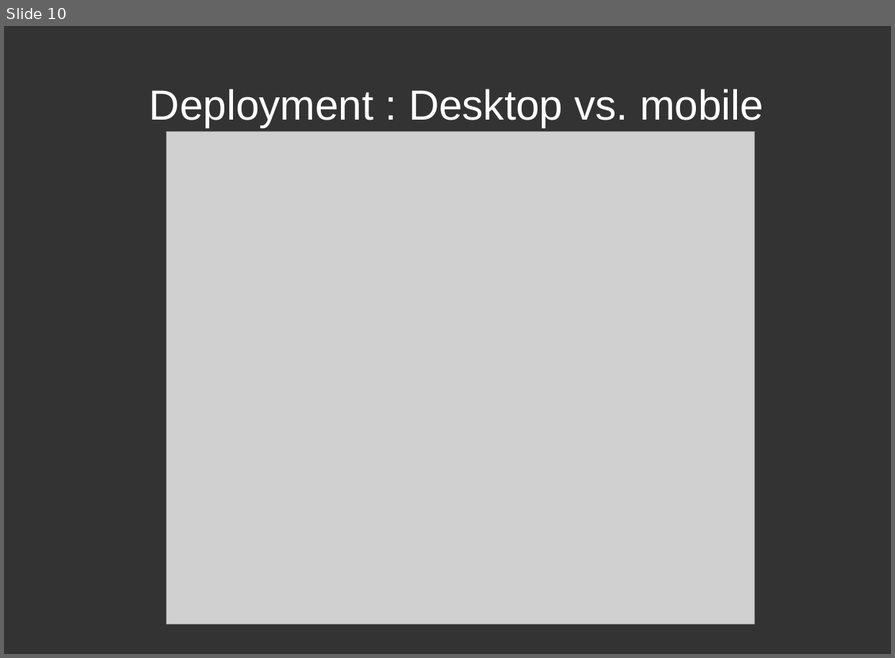
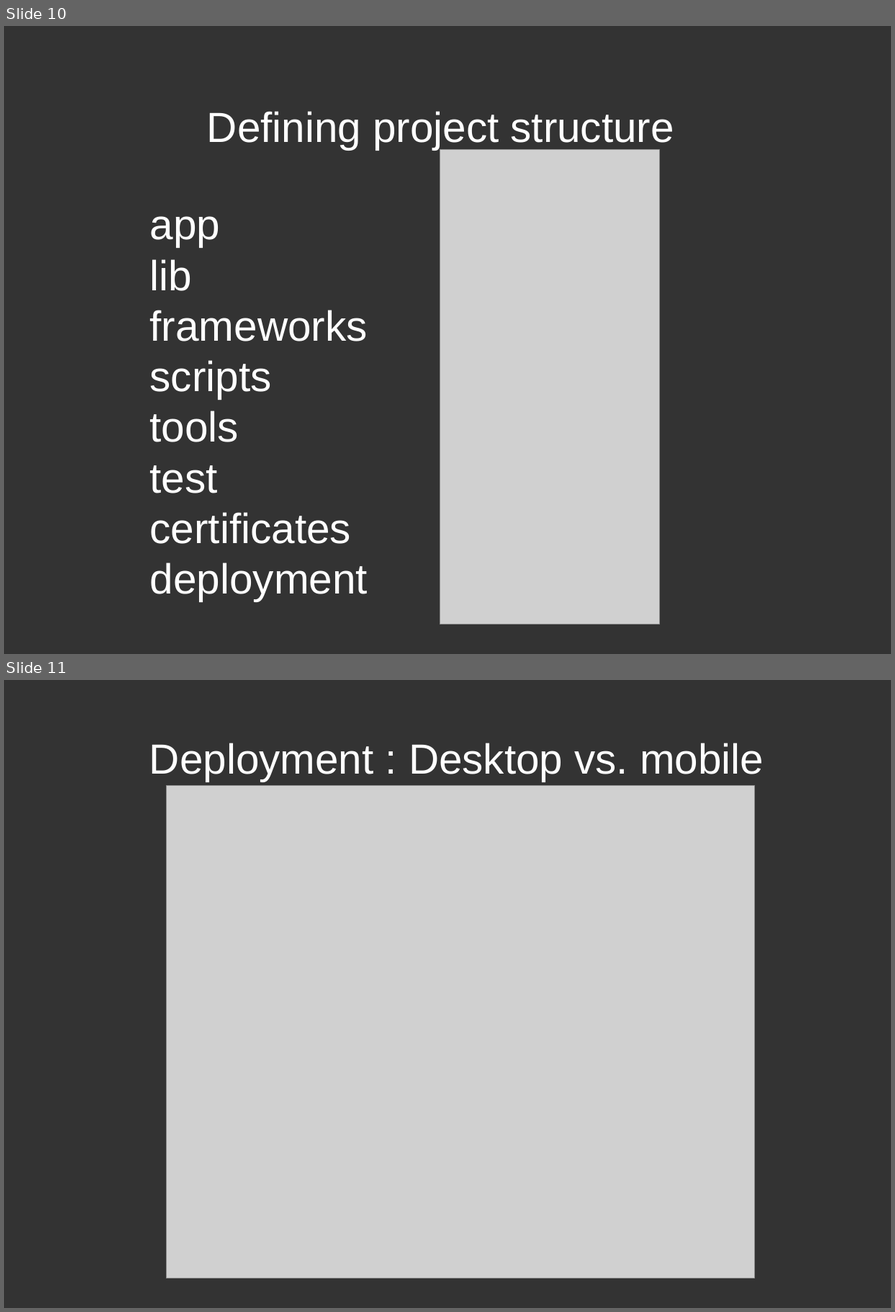
Before and after one commit to dodikk/iOS-articles, a slide deck: 3-iContiniousIntegration/ciPresentation.odp. Shown one above the other, each under a label of ours: slide 10 before the commit, slides 10 and 11 after it. The pictures are 895x658 and 895x1312 pixels, drawn with LibreOffice and Linux fonts; fonts in the diff are those of the drawing; grey boxes stand for pictures. Boxes give left, top, right and bottom in pixels: in the first picture for what was removed or moved away, otherwise in the second. Text is boxed around its words. In the diff, an @@ line names an element or a change of style, - is before the commit and + after.

Commit message:
Added script descriptions.

```diff
--- a/3-iContiniousIntegration/ciPresentation.odp
+++ b/3-iContiniousIntegration/ciPresentation.odp
@@ slide 10 added at (4, 26, 891, 654), background #333333 @@
@@ title added at (207, 111, 674, 150), 39.9 pt, text #FFFFFF @@
+Defining project structure
@@ picture added at (440, 150, 660, 624) @@
@@ text added at (150, 216, 368, 601), 40 pt, text #FFFFFF @@
+app
+lib
+frameworks
+scripts
+tools
+test
+certificates
+deployment
@@ what was slide 10 is now slide 11 @@
```
Also in this commit, not shown: 11 other slides added, 1 slide removed, 1 other file.
